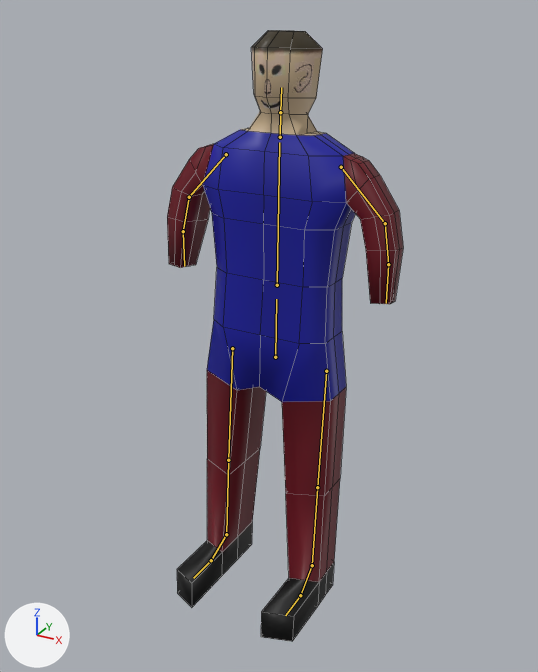
One commit to the FBX model Assets/Materials/Animations/AllAnim.fbx: the scene before it, then after it.
The view is the same before and after, from a camera (50 mm lens) standing at (3.17, -4.77, 5.72) and looking at (0.0, 0.99, 2.84). Every picture has the same lights, and +X, +Y and +Z are marked at lower left. The older version comes first. The bones that change, and the others that lie on the model, are drawn over the model as lines. Mesh edges are drawn as thin lines.
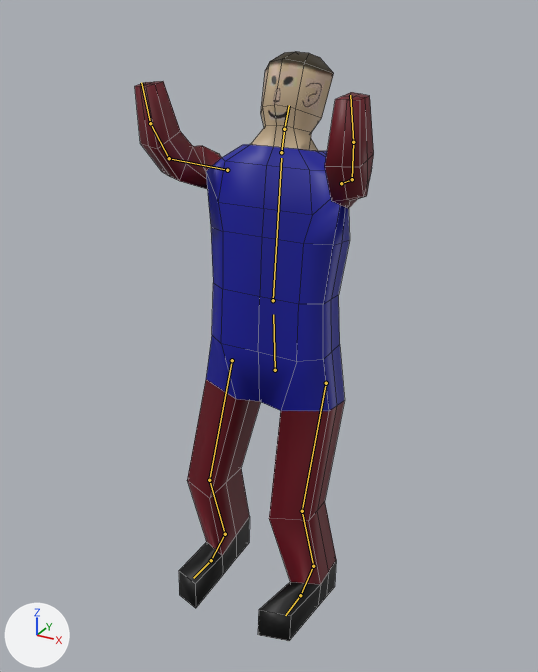
The newer file adds an action. The first version stands in its rest pose; the second is drawn at frame 12 of the action 'Resurrect'.

What the commit changed:
Bone 'Hip' (bone_hip) moves from (0.0, 0.0, 0.0) to (0.0, -0.13, 0.01).
Bone 'Hip' (bone_hip) turns from (0, 0, 0) to (5, 0, 0) degrees about its own x, y and z.
Bone 'Spine' (bone_spine) turns from (0, 0, 0) to (-9, 0, 0) degrees about its own x, y and z.
Bone 'Neck' (bone_neck) turns from (0, 0, 0) to (-7, 0, 0) degrees about its own x, y and z.
Bone 'Head' (bone_head) turns from (0, 0, 0) to (-8, 0, 0) degrees about its own x, y and z.
Bone 'UpperArm.L' (bone_upperarm_l) turns from (0, 0, 0) to (101, -29, -50) degrees about its own x, y and z.
Bone 'LowerArm.L' (bone_lowerarm_l) turns from (0, 0, 0) to (45, -7, 12) degrees about its own x, y and z.
Bone 'Hand.L' (bone_hand_l) turns from (0, 0, 0) to (16, 0, 0) degrees about its own x, y and z.
Bone 'UpperArm.R' (bone_upperarm_r) turns from (0, 0, 0) to (101, 28, 49) degrees about its own x, y and z.
Bone 'LowerArm.R' (bone_lowerarm_r) turns from (0, 0, 0) to (45, 7, -12) degrees about its own x, y and z.
Bone 'Hand.R' (bone_hand_r) turns from (0, 0, 0) to (16, 0, 0) degrees about its own x, y and z.
Bone 'UpperLeg.L' (bone_upperleg_l) turns from (0, 0, 0) to (21, 0, 1) degrees about its own x, y and z.
Bone 'LowerLeg.L' (bone_lowerleg_l) turns from (0, 0, 0) to (-40, 0, 0) degrees about its own x, y and z.
Bone 'Foot.L' (bone_foot_l) turns from (0, 0, 0) to (23, 0, -1) degrees about its own x, y and z.
Bone 'UpperLeg.R' (bone_upperleg_r) turns from (0, 0, 0) to (21, 0, -1) degrees about its own x, y and z.
Bone 'LowerLeg.R' (bone_lowerleg_r) turns from (0, 0, 0) to (-40, 0, 0) degrees about its own x, y and z.
Bone 'Foot.R' (bone_foot_r) turns from (0, 0, 0) to (23, 0, 1) degrees about its own x, y and z.

Location of each change, (x1, y1, x2, y2) in pixels of the pictures (538 x 672 px):
'Cube', posed
    before: (167, 30, 403, 642)
    after: (135, 51, 374, 641)
bone 'Hip', root to tip
    before: (275, 357) to (276, 299)
    after: (275, 370) to (273, 314)
bone 'Spine', root to tip
    before: (277, 285) to (279, 142)
    after: (273, 300) to (281, 158)
bone 'Neck', root to tip
    before: (280, 137) to (280, 112)
    after: (281, 152) to (284, 129)
bone 'Head', root to tip
    before: (280, 112) to (281, 87)
    after: (284, 129) to (289, 105)
bone 'UpperArm.L', root to tip
    before: (341, 167) to (385, 223)
    after: (341, 183) to (352, 179)
bone 'LowerArm.L', root to tip
    before: (385, 223) to (388, 264)
    after: (352, 179) to (353, 142)
bone 'Hand.L', root to tip
    before: (388, 264) to (386, 303)
    after: (353, 142) to (350, 95)
bone 'UpperArm.R', root to tip
    before: (226, 154) to (189, 197)
    after: (227, 170) to (169, 158)
bone 'LowerArm.R', root to tip
    before: (189, 197) to (183, 231)
    after: (169, 158) to (150, 123)
bone 'Hand.R', root to tip
    before: (183, 231) to (184, 266)
    after: (150, 123) to (141, 82)
bone 'UpperLeg.L', root to tip
    before: (326, 371) to (317, 487)
    after: (326, 383) to (302, 511)
bone 'LowerLeg.L', root to tip
    before: (317, 487) to (312, 565)
    after: (302, 511) to (313, 566)
bone 'Foot.L', root to tip
    before: (312, 565) to (300, 595)
    after: (313, 566) to (300, 595)
bone 'UpperLeg.R', root to tip
    before: (232, 348) to (228, 460)
    after: (232, 360) to (209, 480)
bone 'LowerLeg.R', root to tip
    before: (228, 460) to (226, 534)
    after: (209, 480) to (225, 534)
bone 'Foot.R', root to tip
    before: (226, 534) to (211, 560)
    after: (225, 534) to (211, 560)
